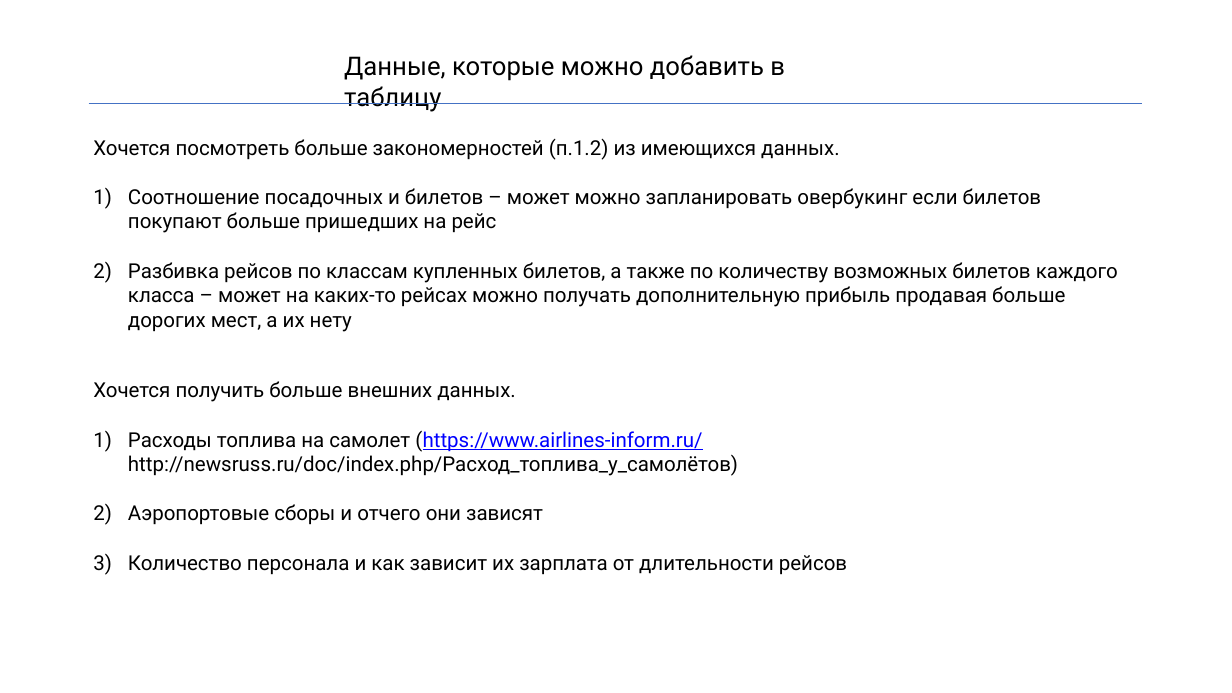
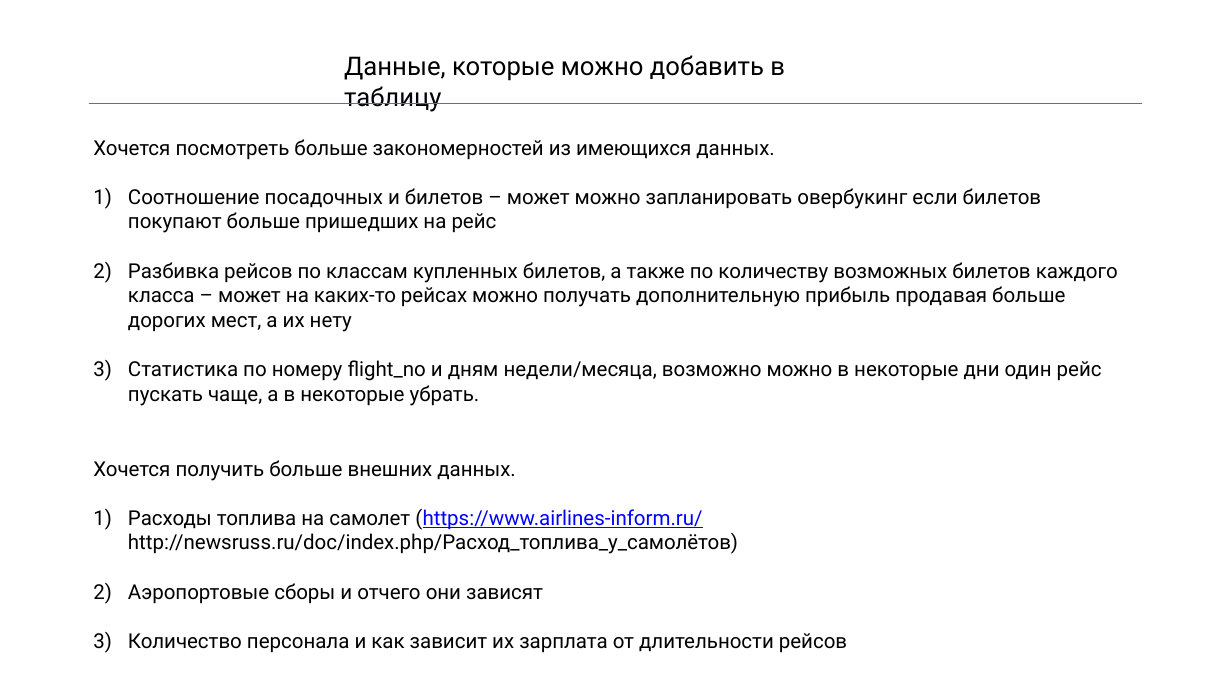
Before and after one commit to M1kaellAli/skcourse_projects, a slide deck: slide 6 of module_4/module4.pptx (slide 4 before the commit). Drawn at 1232x693 pixels with LibreOffice and Linux fonts; fonts in the diff are those of the drawing. Boxes give left, top, right and bottom in pixels: in the first picture for what was removed or moved away, otherwise in the second. Text is boxed around its words. In the diff, an @@ line names an element or a change of style, - is before the commit and + after.

```diff
--- a/module_4/module4.pptx
+++ b/module_4/module4.pptx
@@ text at (93, 139, 775, 160): text changed @@
-Хочется посмотреть больше закономерностей (п.1.2) из имеющихся данных.
+Хочется посмотреть больше закономерностей из имеющихся данных.
@@ text at (128, 360, 1102, 406): paragraph added @@
+3) Статистика по номеру flight_no и дням недели/месяца, возможно можно в некоторые дни один рейс пускать чаще, а в некоторые убрать.
@@ text "Хочется получить больше внешних данных.": place and size @@
-text "Хочется получить больше внешних данных." at (93, 381, 847, 575)
+text "Хочется получить больше внешних данных." at (93, 460, 847, 653)
```
Also in this commit, not shown: 2 other slides changed, 2 slides added, 4 other files.
